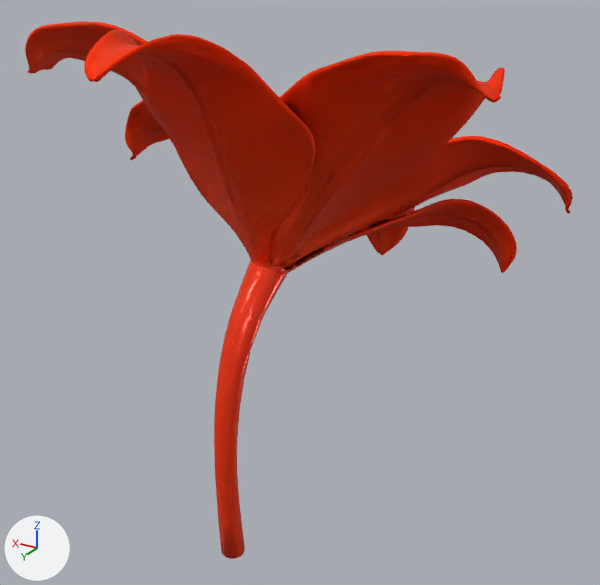
An edit to the glTF model assets/models/pink_lily.glb, drawn before and after from the same camera.
One viewpoint serves both versions: a 50 mm camera at (-1.58, 2.5, 1.24) aimed at (-0.06, -0.03, -0.02). Every picture has the same lights, and +X, +Y and +Z are marked at lower left. The older version comes first. Where no turn or scale is listed for an object, it has been applied to the vertices. Vertices at exactly the same position are counted once.
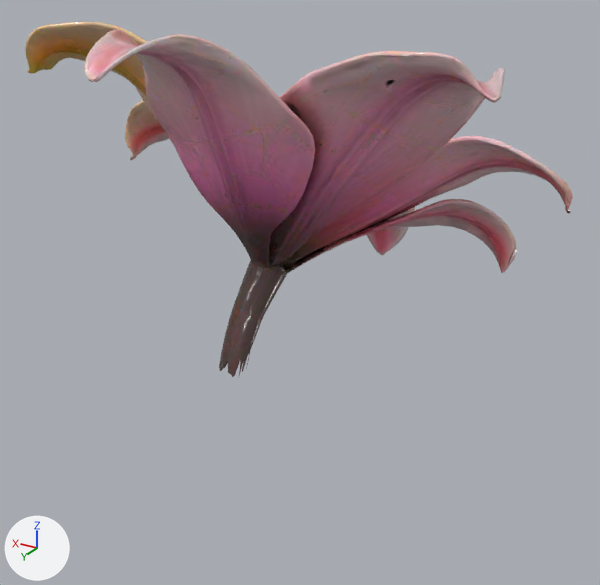
Diff of the bpy script that builds the scene:
```diff
--- a/assets/models/pink_lily.glb.py
+++ b/assets/models/pink_lily.glb.py
@@ img_image_0 @@
-img_image_0 = load_image('Image_0', '_unpacked/Image_0', 1024, 1024, 'sRGB')
+img_image_0 = load_image('Image_0', '_unpacked/Image_0', 512, 512, 'Non-Color')
@@ img_image_1 @@
-img_image_1 = load_image('Image_1', '_unpacked/Image_1', 1024, 1024, 'Non-Color')
+img_image_1 = load_image('Image_1', '_unpacked/Image_1', 512, 512, 'sRGB')
@@ mat_material_0 @@
 n2 = _N.new('ShaderNodeTexImage'); n2.name = 'Image Texture'
-n2.image = img_image_0
+n2.image = img_image_1
 n3 = _N.new('ShaderNodeSeparateColor'); n3.name = 'Separate Color'
 n4 = _N.new('ShaderNodeTexImage'); n4.name = 'Image Texture.001'
-n4.image = img_image_1
+n4.image = img_image_0
 n5 = _N.new('ShaderNodeNormalMap'); n5.name = 'Normal Map'
@@ me_mesh_0 @@
 # used by ob_mesh_0; location = (0.0, 0.0, 0.0)
-me_mesh_0.from_pydata(...)  # 19803 vertices, 39922 faces; spans x -0.99..0.99, y -0.91..0.91, z -1.0..1.0
+me_mesh_0.from_pydata(...)  # 19596 vertices, 39481 faces; spans x -0.99..0.99, y -0.91..0.91, z -0.22..1.0
+# me_mesh_0 part 1
+# 207 vertices are removed from x -0.05..0.04, y 0.31..0.46, z -1.0..-0.19
+# 442 faces are deleted
+# 1 vertex moves within x -0.05, y 0.36, z -0.2
+# 1 new face joins them
+# other edits to the shape of me_mesh_0 do not show in these pictures
 me_mesh_0.materials.append(mat_material_0)
```

Boxes [x1, y1, x2, y2] around the edits, measured in the pictures (600 x 585 px):
'Mesh_0', surface changed, reshaped (lighter, 34% shorter): before [25, 21, 573, 559]; after [25, 21, 573, 377]
part 1 of me_mesh_0, cut back: before [214, 351, 250, 559]; after [242, 351, 250, 372]
